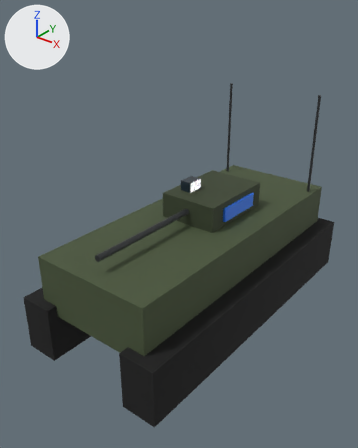
The glTF model game/assets/models/units/kp_ifv.glb: old version first, new version second.
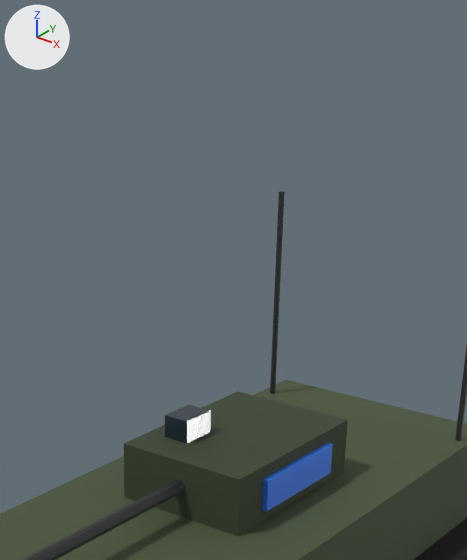
There are two pictures of each version: one whole from a 50 mm camera at (5.48, -7.57, 6.38) aimed at (-0.13, -0.56, 2.03), one close up on the part from 30% to 87% of the width and 0% to 54% of the height. Lighting does not change. The marker at upper left points along +X, +Y and +Z. The older version's two pictures come first. Where no turn or scale is listed for an object, it has been applied to the vertices.

The older version as bpy lines, for what is in view:
```python
me_team_panel_r = bpy.data.meshes.new('team_panel_r')
me_team_panel_r.from_pydata(...)  # a box spanning x 0.629..0.679, y -0.121..0.925, z 2.142..2.428
me_team_panel_r.materials.append(mat_team_color)  # blue #2978f2
me_track_r = bpy.data.meshes.new('track_r')
me_track_r.from_pydata(...)  # a box spanning x 0.9..1.6, y -3.35..3.35, z 0.0..1.12
me_track_r.materials.append(mat_dark)  # black #121212
me_turret = bpy.data.meshes.new('turret')
me_turret.from_pydata(...)  # a box spanning x -0.62..0.62, y -0.87..0.87, z 0.0..0.52
me_turret.materials.append(mat_kp_accent)  # dark green #39432d
ob_team_panel_r = bpy.data.objects.new('team_panel_r', me_team_panel_r)
ob_team_panel_r.location = (0.0, 0.0, 0.0)
ob_track_r = bpy.data.objects.new('track_r', me_track_r)
ob_track_r.location = (0.0, 0.0, 0.0)
ob_turret = bpy.data.objects.new('turret', me_turret)
ob_turret.parent = ob_hull
ob_turret.location = (0.0, 0.402, 2.025)
# also in view: 'whip_0' at (-1.12, 2.68, 3.12); 'barrel' at (0.0, -1.67, 2.31); 'sight' at (-0.31, 0.05, 2.65); 'hull' at (0.0, 0.0, 1.46)
```
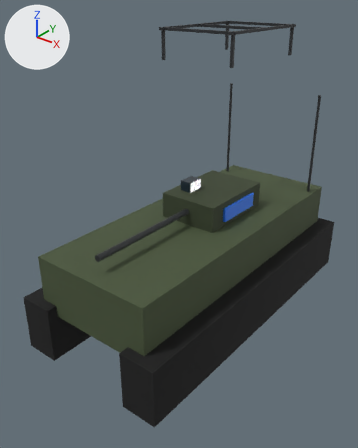
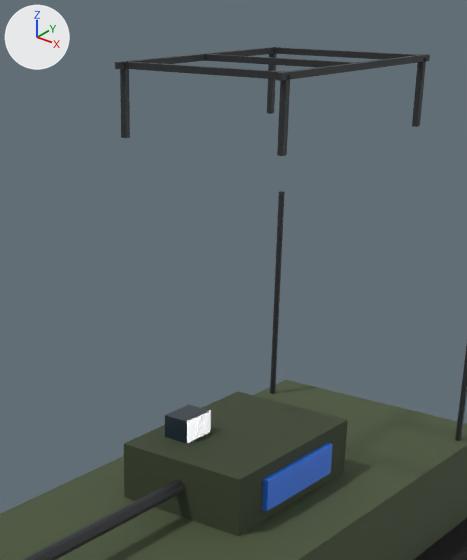
Where the change shows, as pixel boxes (x1, y1, x2, y2) in the close-ups (467 x 560 px):
'upg_cage_rail_1', added
    after: (276, 54, 430, 81)
'upg_cage_bar_0', added
    after: (125, 61, 283, 79)
'upg_cage_bar_1', added
    after: (205, 54, 359, 68)
'upg_cage_bar_2', added
    after: (272, 47, 417, 59)
'upg_cage_rail_0', added
    after: (115, 47, 281, 69)
'upg_cage_post_1', added
    after: (277, 75, 290, 156)
'upg_cage_post_0', added
    after: (120, 69, 130, 138)
'upg_cage_post_3', added
    after: (412, 58, 426, 127)
'upg_cage_post_2', added
    after: (267, 54, 277, 114)

The change in detail:
Mesh me_upg_cage_rail_1 is new.
It is a box spanning x 0.72..0.77, y -0.73..1.53, z 3.07..3.12.
It uses material mat_metal (dark grey #404245).
Mesh me_upg_cage_rail_0 is new.
It is a box spanning x -0.77..-0.72, y -0.73..1.53, z 3.07..3.12.
It uses material mat_metal (dark grey #404245).
Mesh me_upg_cage_post_3 is new.
It is a box spanning x 0.724..0.774, y 1.422..1.472, z 2.55..3.1.
It uses material mat_metal (dark grey #404245).
Mesh me_upg_cage_post_2 is new.
It is a box spanning x -0.774..-0.724, y 1.422..1.472, z 2.55..3.1.
It uses material mat_metal (dark grey #404245).
Mesh me_upg_cage_post_1 is new.
It is a box spanning x 0.724..0.774, y -0.668..-0.618, z 2.55..3.1.
It uses material mat_metal (dark grey #404245).
Mesh me_upg_cage_post_0 is new.
It is a box spanning x -0.774..-0.724, y -0.668..-0.618, z 2.55..3.1.
It uses material mat_metal (dark grey #404245).
Mesh me_upg_cage_bar_2 is new.
It is a box spanning x -0.749..0.749, y 1.422..1.472, z 3.07..3.12.
It uses material mat_metal (dark grey #404245).
Mesh me_upg_cage_bar_1 is new.
It is a box spanning x -0.749..0.749, y 0.377..0.427, z 3.07..3.12.
It uses material mat_metal (dark grey #404245).
Mesh me_upg_cage_bar_0 is new.
It is a box spanning x -0.749..0.749, y -0.668..-0.618, z 3.07..3.12.
It uses material mat_metal (dark grey #404245).
Object 'upg_cage_rail_1' (ob_upg_cage_rail_1) is new; it shows me_upg_cage_rail_1.
Its location is (0.0, 0.402, 2.545).
Object 'upg_cage_rail_0' (ob_upg_cage_rail_0) is new; it shows me_upg_cage_rail_0.
Its location is (0.0, 0.402, 2.545).
Object 'upg_cage_post_3' (ob_upg_cage_post_3) is new; it shows me_upg_cage_post_3.
Its location is (0.0, 0.402, 2.545).
Object 'upg_cage_post_2' (ob_upg_cage_post_2) is new; it shows me_upg_cage_post_2.
Its location is (0.0, 0.402, 2.545).
Object 'upg_cage_post_1' (ob_upg_cage_post_1) is new; it shows me_upg_cage_post_1.
Its location is (0.0, 0.402, 2.545).
Object 'upg_cage_post_0' (ob_upg_cage_post_0) is new; it shows me_upg_cage_post_0.
Its location is (0.0, 0.402, 2.545).
Object 'upg_cage_bar_2' (ob_upg_cage_bar_2) is new; it shows me_upg_cage_bar_2.
Its location is (0.0, 0.402, 2.545).
Object 'upg_cage_bar_1' (ob_upg_cage_bar_1) is new; it shows me_upg_cage_bar_1.
Its location is (0.0, 0.402, 2.545).
Object 'upg_cage_bar_0' (ob_upg_cage_bar_0) is new; it shows me_upg_cage_bar_0.
Its location is (0.0, 0.402, 2.545).
